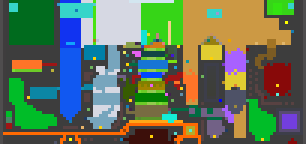
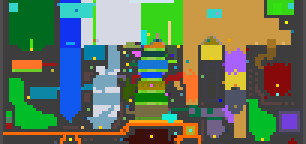
Layers edited between the first and the second 306x144 image:
showed "Temporary", painted on it over <box>174,81,183,90</box>
painted on "biome_map.png" over <box>18,39,183,90</box>
